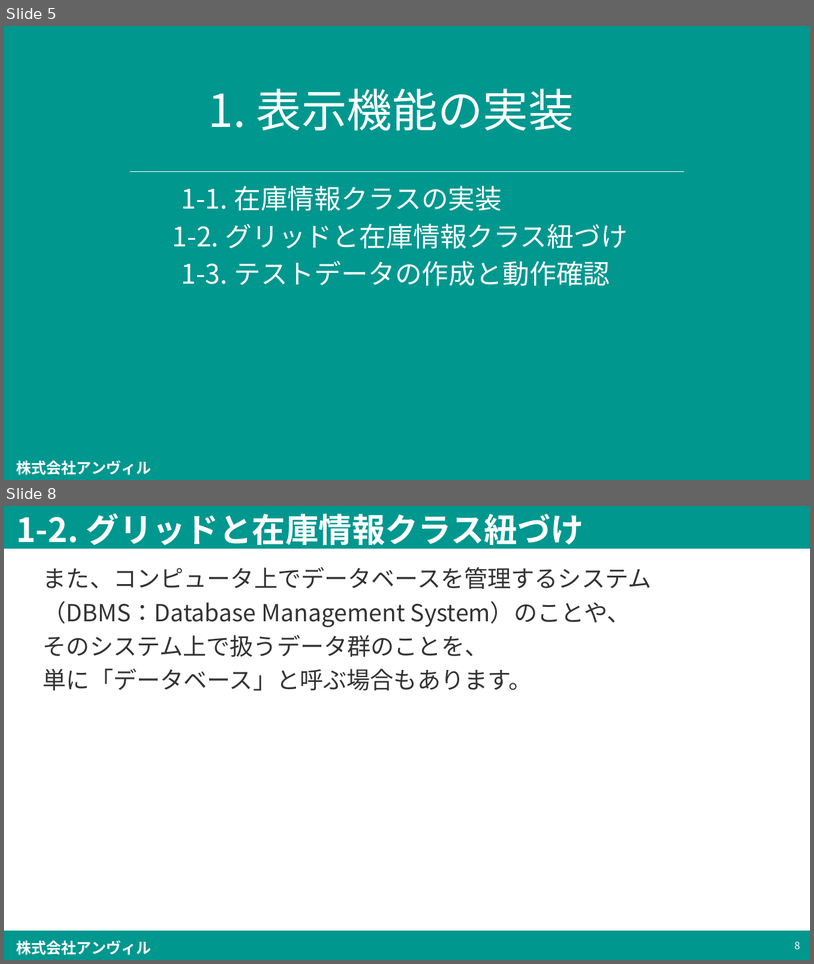
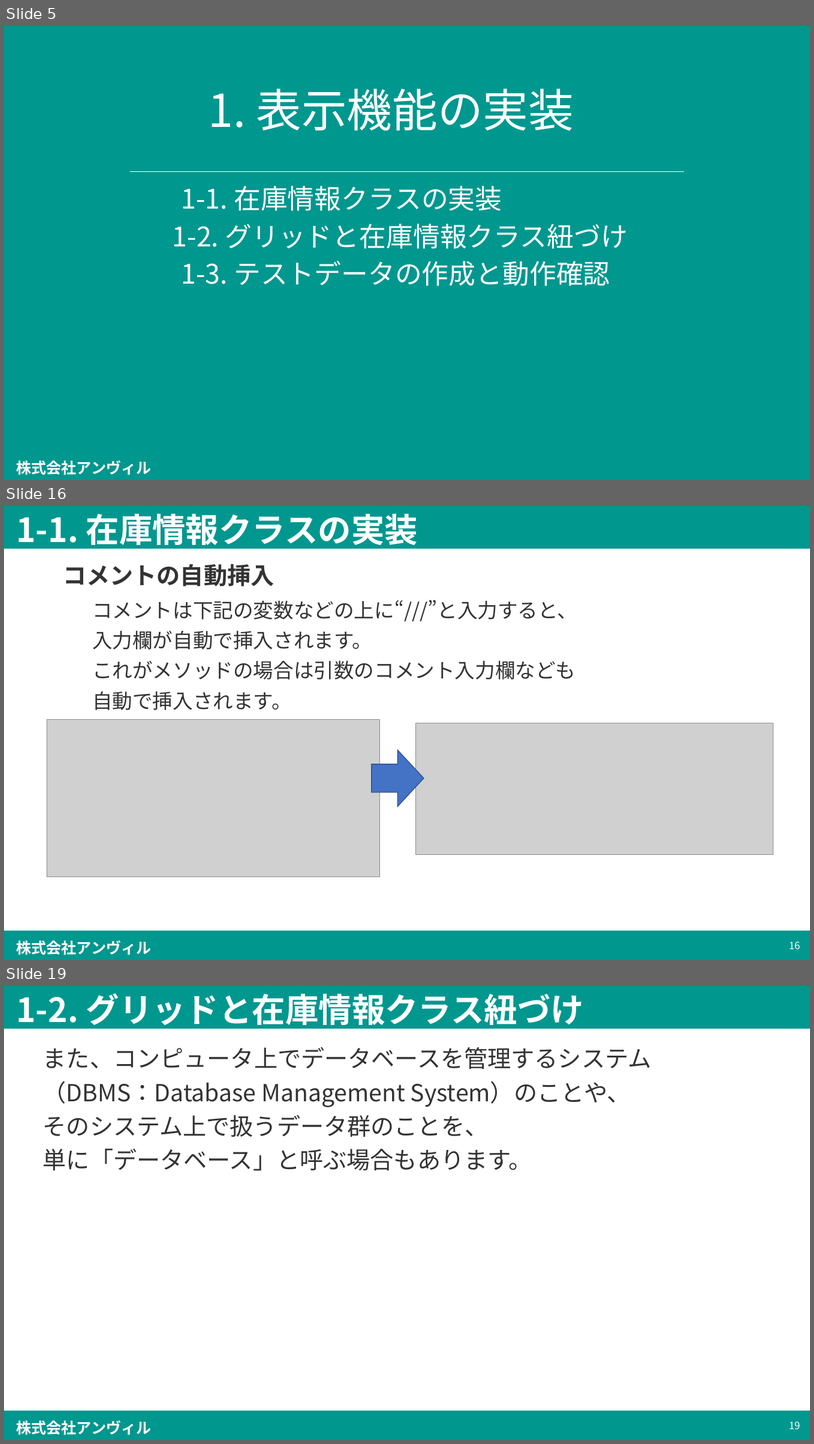
Before and after one commit to simada-anvil/trainingSample, a slide deck: trainingSample/[Anvil]プログラミング入門(仮題) (第1.0版) .pptx. Shown one above the other, each under a label of ours: slides 5 and 8 before the commit, slides 5, 16 and 19 after it; the slides between them are not shown. The pictures are 814x964 and 814x1444 pixels, drawn with LibreOffice and Linux fonts; fonts in the diff are those of the drawing; grey boxes stand for pictures; background and template pictures are left out. Boxes give left, top, right and bottom in pixels: in the first picture for what was removed or moved away, otherwise in the second. Text is boxed around its words. In the diff, an @@ line names an element or a change of style, - is before the commit and + after.

```diff
--- a/trainingSample/[Anvil]プログラミング入門(仮題) (第1.0版) .pptx
+++ b/trainingSample/[Anvil]プログラミング入門(仮題) (第1.0版) .pptx
@@ slide 16 added at box(4, 506, 810, 960), background #FFFFFF; not listed: 3 template elements that a slide beside it also shows @@
@@ title added at box(16, 514, 418, 550), 39.6 pt, text #FFFFFF, bold @@
+1-1. 在庫情報クラスの実装
@@ text added at box(63, 564, 274, 586), 28 pt, text #333333, bold @@
+コメントの自動挿入
@@ text added at box(92, 600, 578, 710), 24 pt, text #333333 @@
+コメントは下記の変数などの上に“///”と入力すると、
+入力欄が自動で挿入されます。
+これがメソッドの場合は引数のコメント入力欄なども
+自動で挿入されます。
@@ picture added at box(47, 719, 380, 876) @@
@@ picture added at box(416, 723, 774, 855) @@
@@ right arrow added at box(372, 750, 424, 806), fill #4472C4, outline #325491 1 pt @@
@@ page number added at box(789, 941, 801, 949), 12 pt, text #FFFFFF @@
+16
@@ what was slide 8 is now slide 19 @@
@@ page number at box(789, 1421, 801, 1429): text changed @@
-8
+19
```
Also in this commit, not shown: 1 slide changed, 11 other slides added, 1 slide removed, 2 other files.
